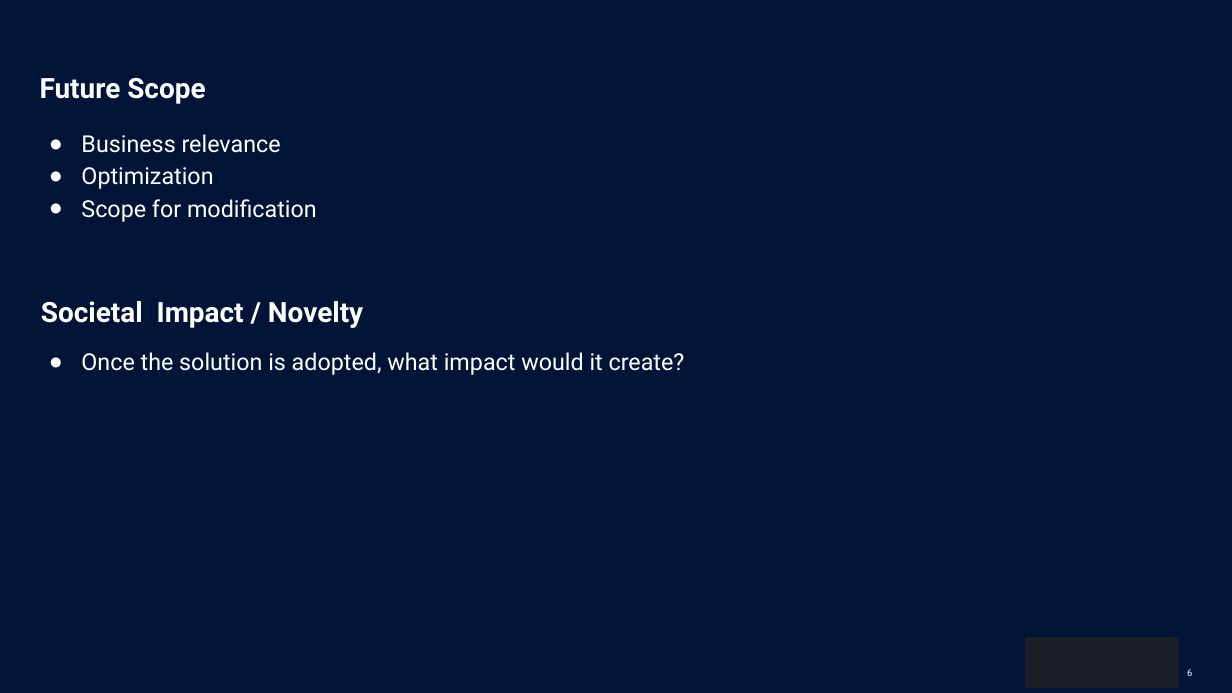
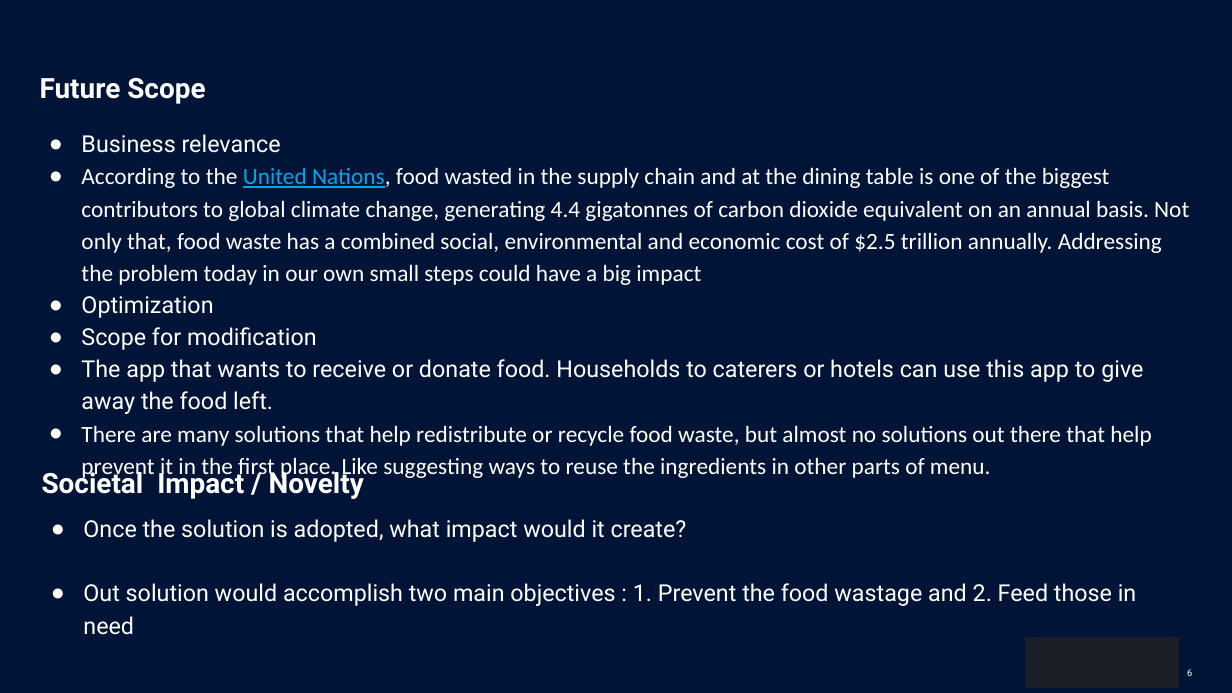
Before and after one commit to kayforkaran/dont-waste-my-food, a slide deck: slide 6 of HackerEarth_Idea_Submission_Template24414bb.pptx. Drawn at 1232x693 pixels with LibreOffice and Linux fonts; fonts in the diff are those of the drawing; background and template pictures are left out. Boxes give left, top, right and bottom in pixels: in the first picture for what was removed or moved away, otherwise in the second. Text is boxed around its words. In the diff, an @@ line names an element or a change of style, - is before the commit and + after.

Commit message:
Updated the ppt

```diff
--- a/HackerEarth_Idea_Submission_Template24414bb.pptx
+++ b/HackerEarth_Idea_Submission_Template24414bb.pptx
@@ text at (81,167,1189,285): paragraph added @@
+● According to the United Nations, food wasted in the supply chain and at the dining table is one of the biggest contributors to global climate change, generating 4.4 gigatonnes of carbon dioxide equivalent on an annual basis. Not only that, food waste has a combined social, environmental and economic cost of $2.5 trillion annually. Addressing the problem today in our own small steps could have a big impact
@@ text at (81,359,1151,480): paragraphs added @@
+● The app that wants to receive or donate food. Households to caterers or hotels can use this app to give away the food left.
+● There are many solutions that help redistribute or recycle food waste, but almost no solutions out there that help prevent it in the first place. Like suggesting ways to reuse the ingredients in other parts of menu.
@@ text "Societal Impact / Novelty" rewrapped from (41,301,363,328) to (42,468,364,499) @@
@@ text "Once the solution is adopted, ...": place and size @@
-text "Once the solution is adopted, ..." at (81,352,685,375)
+text "Once the solution is adopted, ..." at (83,519,1137,635)
@@ text at (83,583,1137,635): paragraph added @@
+● Out solution would accomplish two main objectives : 1. Prevent the food wastage and 2. Feed those in need
```
Also in this commit, not shown: 1 other slide changed.
